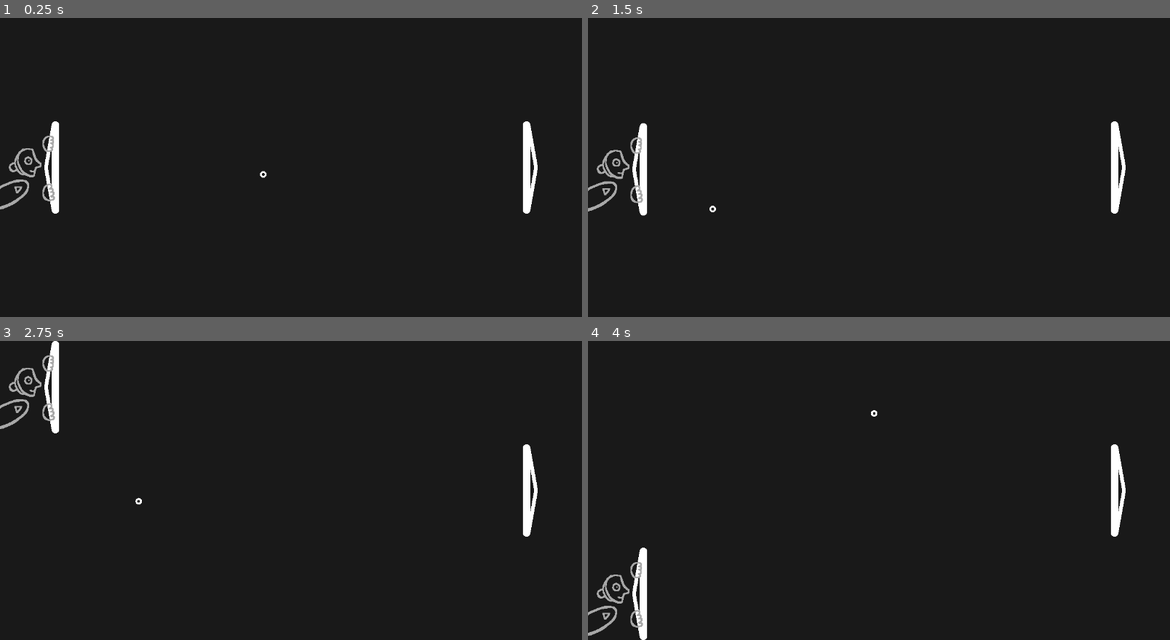
Above: before the commit, frames 1-4 (two rows, left to right).
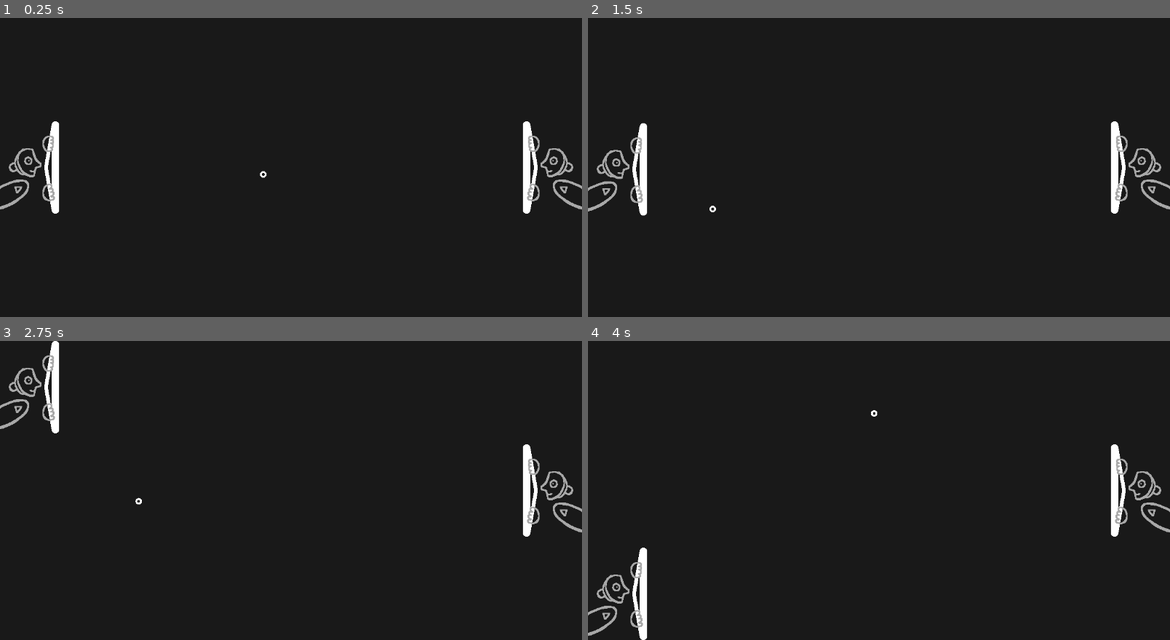
Above: after the commit, the same moments.

Repository: pixerhp/Pixers-Pong
Game: Godot game, scene res://scenes/topscenes/gameplay_topscene.tscn
Same seed, same stepped clock (60 frames per second), same inputs: the game is played once before the commit and once after it.
Inputs:
- Up to frame 1 (0.25 s): no input
- Up to frame 2 (1.5 s): hold W (plr1_up) 0.53-1.28 s; hold S (plr1_down) from 1.28 s (still down)
- Up to frame 3 (2.75 s): release S (plr1_down) at 2.03 s; hold W (plr1_up) from 2.03 s (still down)
- Up to frame 4 (4 s): release W (plr1_up) at 3.53 s; hold S (plr1_down) from 3.53 s (still down)

The runs differ from the first frame. In frame 1, 0.4% of the frame differs, in the area x 90-100%, y 39-64%; in frame 2, 0.4%; in frame 3, 0.4%; in frame 4, 0.4%.

Commit message:
Also give right paddle a paddle character

Diff:
--- a/scenes/topscenes/gameplay_topscene.tscn
+++ b/scenes/topscenes/gameplay_topscene.tscn
@@ -110,6 +110,10 @@
 scale = Vector2(0.9999995, 0.9999995)
 shape = SubResource("RectangleShape2D_n6iga")
 
+[node name="PaddleChar" parent="RightPaddle" unique_id=1607460780 instance=ExtResource("2_u55sw")]
+position = Vector2(70, 0)
+scale = Vector2(-1, 1)
+
 [node name="Ball" type="Node2D" parent="." unique_id=2146992066]
 unique_name_in_owner = true
 position = Vector2(630, 324)
